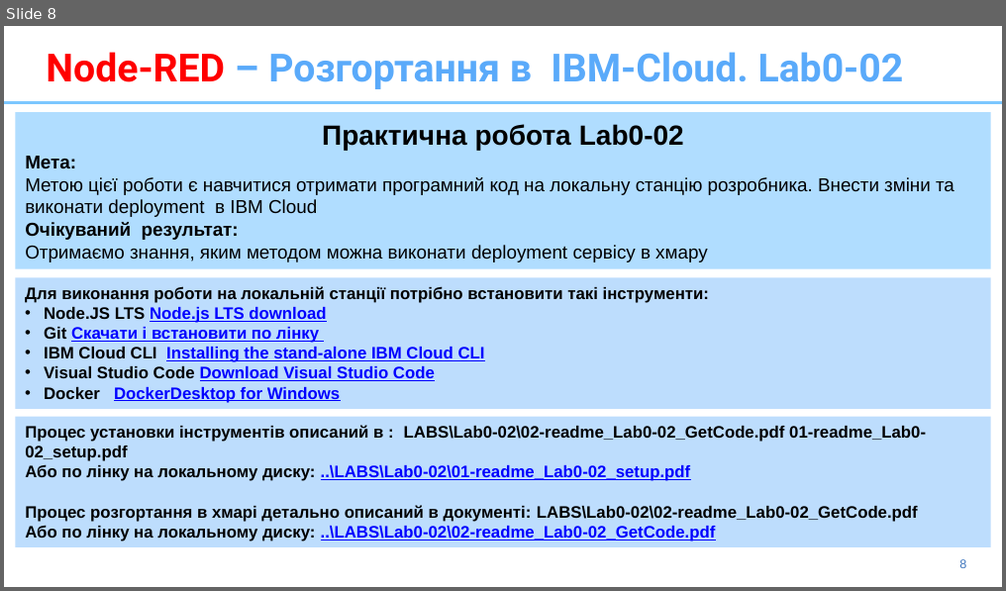
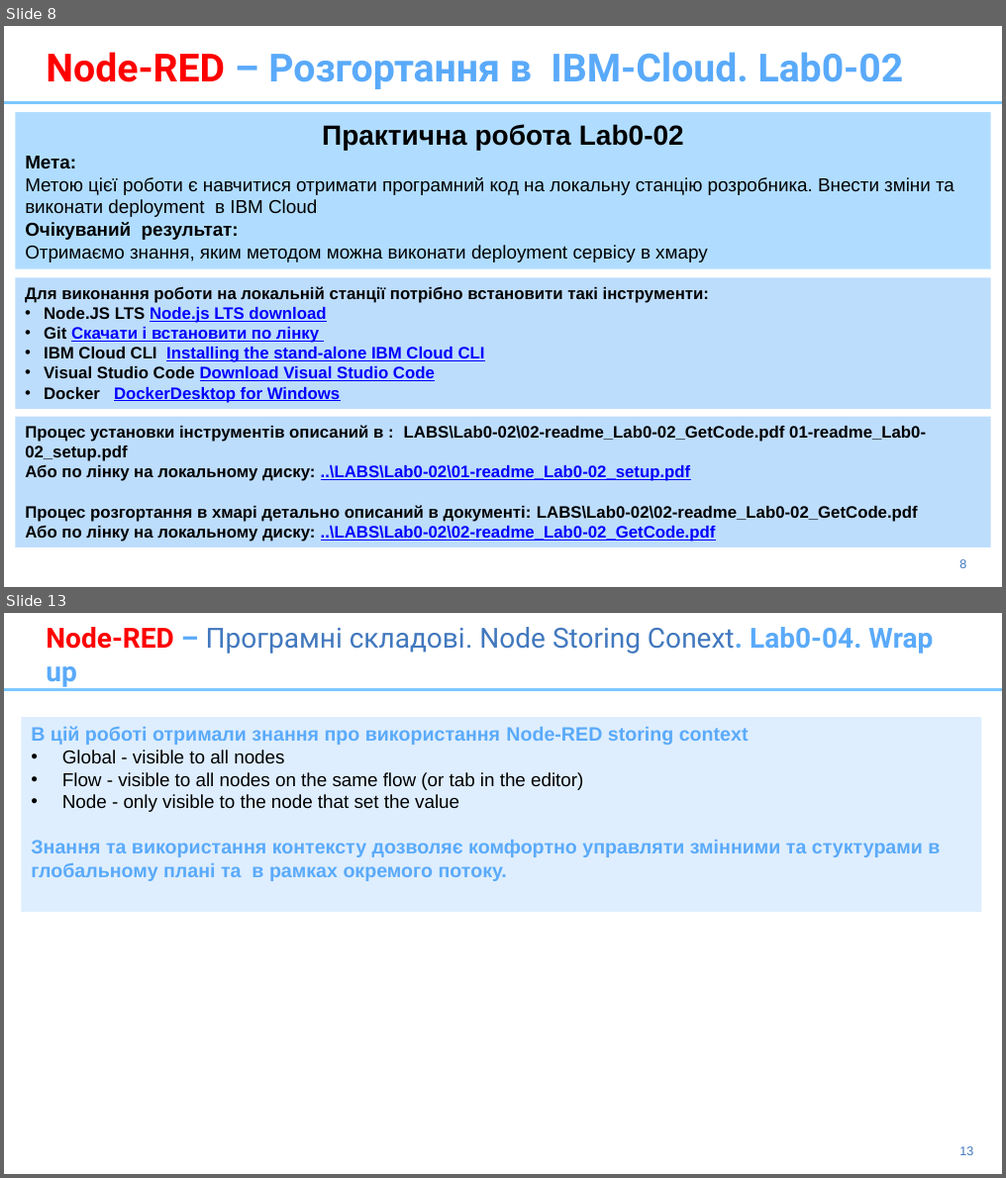
Before and after one commit to pavlo-shcherbukha/IBM-Node-Red-APP2020, a slide deck: presentation/2-Node-Red-2020-DeploymentOnCloud.pptx. Shown one above the other, each under a label of ours: slide 8 before the commit, slides 8 and 13 after it; the slides between them are not shown. The pictures are 1006x591 and 1006x1178 pixels, drawn with LibreOffice and Linux fonts; fonts in the diff are those of the drawing. Boxes give left, top, right and bottom in pixels: in the first picture for what was removed or moved away, otherwise in the second. Text is boxed around its words. In the diff, an @@ line names an element or a change of style, - is before the commit and + after.

```diff
--- a/presentation/2-Node-Red-2020-DeploymentOnCloud.pptx
+++ b/presentation/2-Node-Red-2020-DeploymentOnCloud.pptx
@@ slide 13 added at <box>4,613,1002,1174</box>, background #FFFFFF; not listed: 2 template elements that a slide beside it also shows @@
@@ title added at <box>46,627,933,687</box>, 20 pt, text #4178BE @@
+Node-RED – Програмні складові. Node Storing Conext. Lab0-04. Wrap up
@@ rectangle added at <box>21,717,981,911</box>, fill #DEEEFE, 14 pt, text #5AAAFA, bold @@
+В цій роботі отримали знання про використання Node-RED storing context
+• Global - visible to all nodes
+• Flow - visible to all nodes on the same flow (or tab in the editor)
+• Node - only visible to the node that set the value
+Знання та використання контексту дозволяє комфортно управляти змінними та стуктурами в глобальному плані та в рамках окремого потоку.
```
Also in this commit, not shown: 1 slide changed, 3 other slides added.
